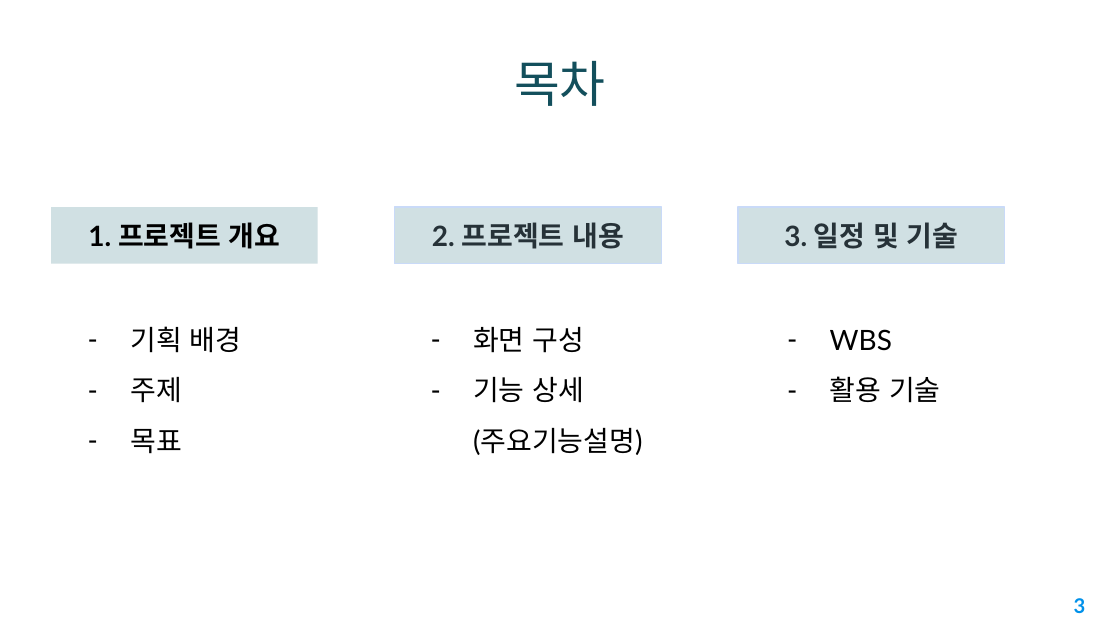
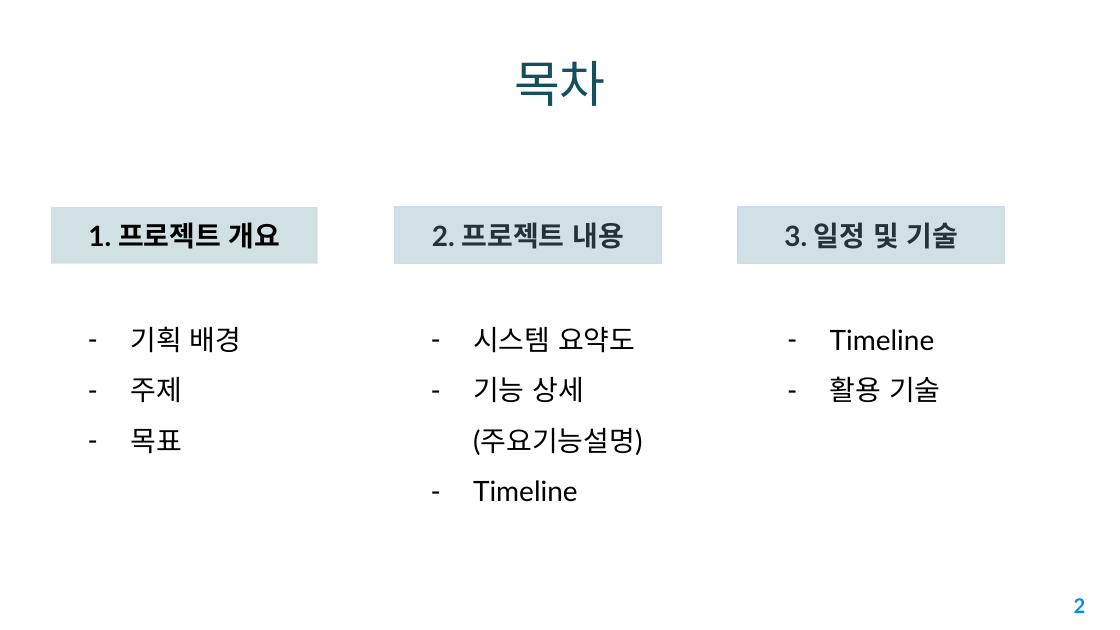
Before and after one commit to CQ-01/DrowsyDetect, a slide deck: slide 2 of concentration_detect/2조_온라인수강_집중도_감지시스템_프로젝트.pptx (slide 3 before the commit). Drawn at 1120x630 pixels with LibreOffice and Linux fonts; fonts in the diff are those of the drawing; background and template pictures are left out. Boxes give left, top, right and bottom in pixels: in the first picture for what was removed or moved away, otherwise in the second. Text is boxed around its words. In the diff, an @@ line names an element or a change of style, - is before the commit and + after.

```diff
--- a/concentration_detect/2조_온라인수강_집중도_감지시스템_프로젝트.pptx
+++ b/concentration_detect/2조_온라인수강_집중도_감지시스템_프로젝트.pptx
@@ text at <box>473,327,635,353</box>: text changed @@
-– 화면 구성
+– 시스템 요약도
@@ text at <box>830,329,935,351</box>: text changed @@
-– WBS
+– Timeline
@@ text at <box>473,480,578,502</box>: paragraph added @@
+– Timeline
@@ page number at <box>1074,598,1086,613</box>: text changed @@
-3
+2
```
Also in this commit, not shown: 5 other slides changed, 2 slides added, 8 slides removed.
